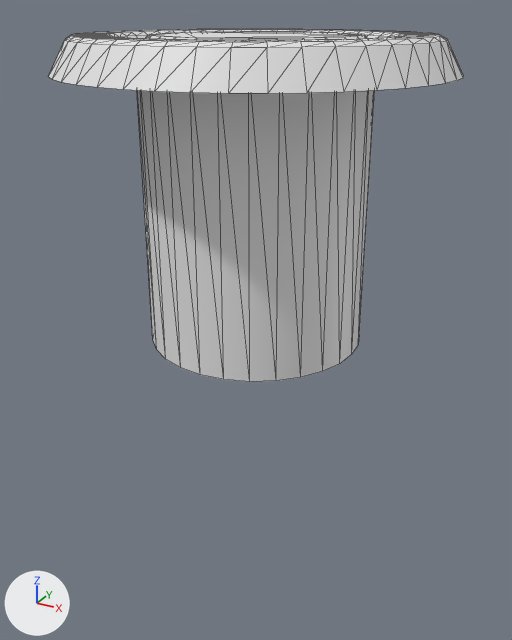
Before and after pictures for a commit that changed the glTF model public/assets/models/pillar.glb.
Both versions are drawn from a camera (50 mm lens) standing at (2.25, -4.09, 0.36) and looking at (-0.01, 0.02, -1.7). Arrows for +X, +Y and +Z are at lower left; the lights stay in place. Mesh edges are drawn as thin lines. Where no turn or scale is listed for an object, it has been applied to the vertices. Vertices at the same position are counted once.

Objects in the first picture: 'BASE', 'Cylinder'.
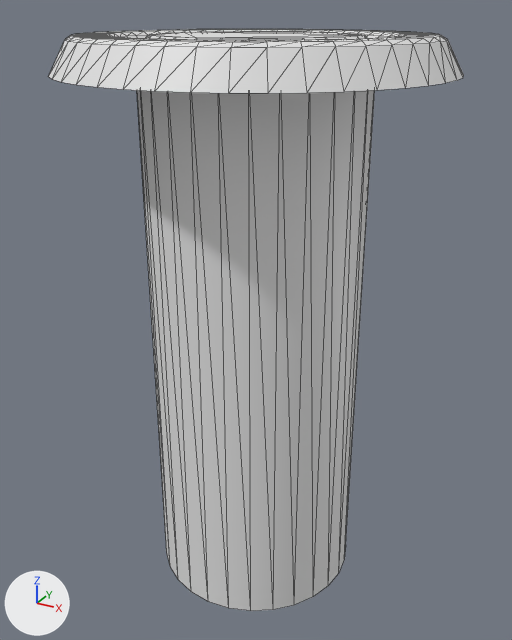
Changed parts and their boxes [x1, y1, x2, y2] in the pictures (512 x 640 px; the box of a moved part takes in the faces that stretch with it):
'Cylinder', reshaped (65% taller)
    before: [137, 31, 375, 382]
    after: [137, 31, 375, 611]
part 1 of me_cylinder, moved or reshaped
    before: [137, 90, 374, 382]
    after: [137, 90, 374, 611]

The change, as a diff of the scene's bpy script:
```diff
--- a/public/assets/models/pillar.glb.py
+++ b/public/assets/models/pillar.glb.py
@@ me_cylinder @@
 me_cylinder.from_pydata(...)  # 84 vertices, 138 faces; spans x -0.74..0.74, y -0.74..0.74, z -1.79..0.21
 # used by ob_cylinder; location = (0.0, 0.0, 0.0)
+# me_cylinder part 1: all 28 vertices in x -0.74..0.74, y -0.74..0.74, z -1.79 are moved by (0.0, 0.0, -1.92)
```
